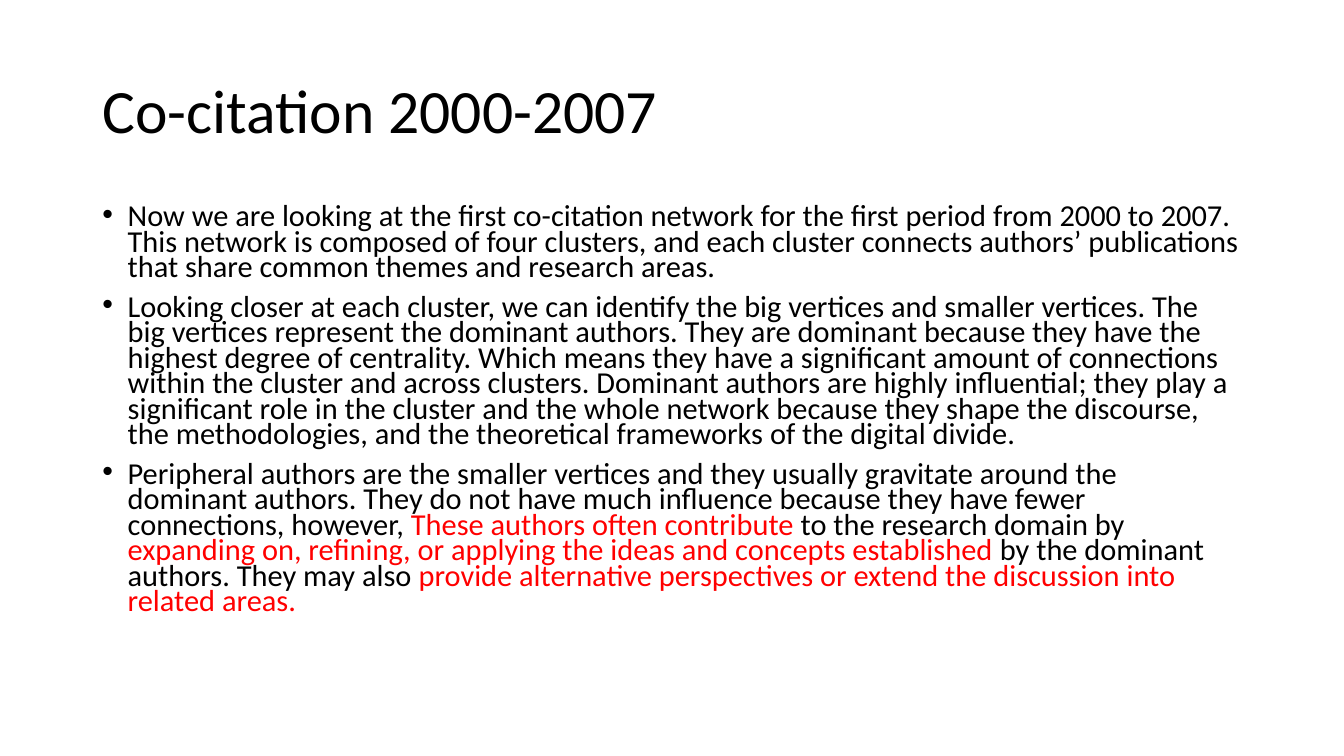
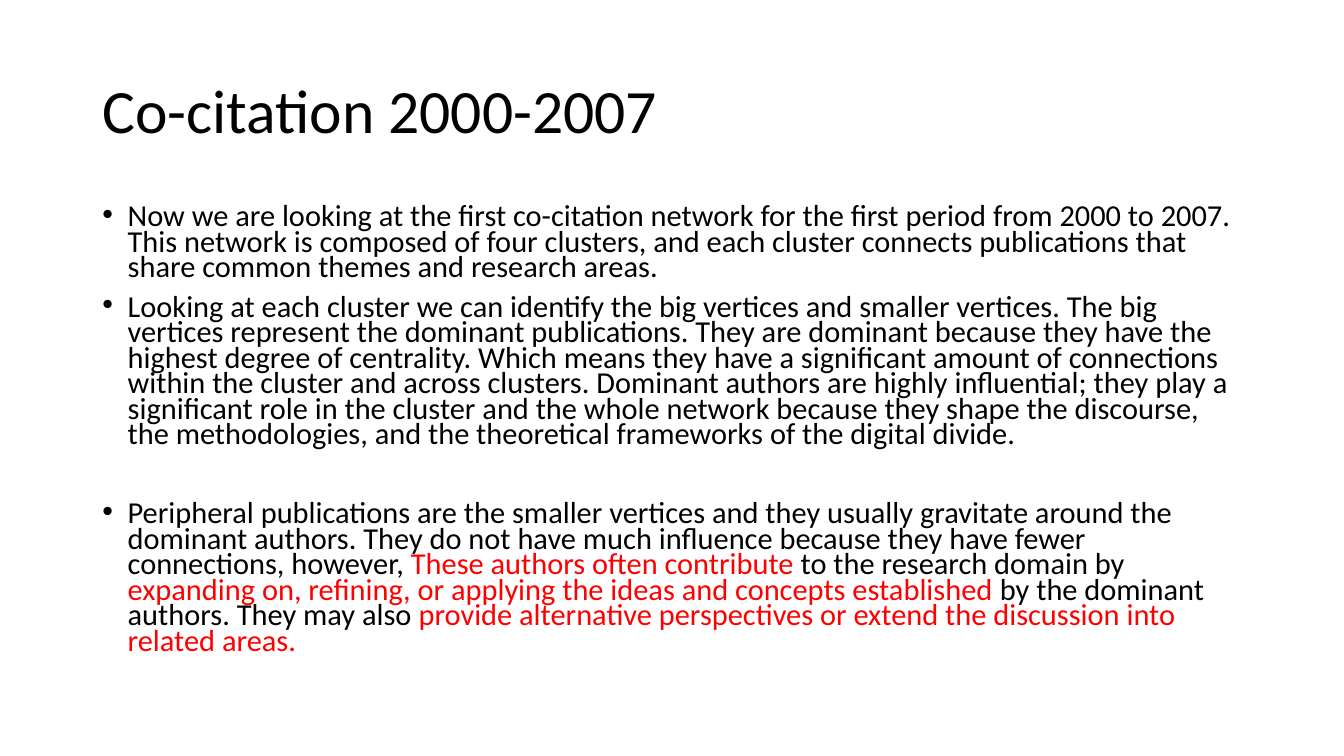
Before and after one commit to luchocastillo84/dd_bibliometric_europe, a slide deck: slide 28 of Output/Reports/Paralel_presentation_DD.pptx. Drawn at 1344x756 pixels with LibreOffice and Linux fonts; fonts in the diff are those of the drawing. Boxes give left, top, right and bottom in pixels: in the first picture for what was removed or moved away, otherwise in the second. Text is boxed around its words. In the diff, an @@ line names an element or a change of style, - is before the commit and + after.

```diff
--- a/Output/Reports/Paralel_presentation_DD.pptx
+++ b/Output/Reports/Paralel_presentation_DD.pptx
@@ text at (x1=128, y1=205, x2=1230, y2=652): text changed @@
-• Now we are looking at the first co-citation network for the first period from 2000 to 2007. This network is composed of four clusters, and each cluster connects authors’ publications that share common themes and research areas.
-• Looking closer at each cluster, we can identify the big vertices and smaller vertices. The big vertices represent the dominant authors. They are dominant because they have the highest degree of centrality. Which means they have a significant amount of connections within the cluster and across clusters. Dominant authors are highly influential; they play a significant role in the cluster and the whole network because they shape the discourse, the methodologies, and the theoretical frameworks of the digital divide.
-• Peripheral authors are the smaller vertices and they usually gravitate around the dominant authors. They do not have much influence because they have fewer connections, however, These authors often contribute to the research domain by expanding on, refining, or applying the ideas and concepts established by the dominant authors. They may also provide alternative perspectives or extend the discussion into related areas.
+• Now we are looking at the first co-citation network for the first period from 2000 to 2007. This network is composed of four clusters, and each cluster connects publications that share common themes and research areas.
+• Looking at each cluster we can identify the big vertices and smaller vertices. The big vertices represent the dominant publications. They are dominant because they have the highest degree of centrality. Which means they have a significant amount of connections within the cluster and across clusters. Dominant authors are highly influential; they play a significant role in the cluster and the whole network because they shape the discourse, the methodologies, and the theoretical frameworks of the digital divide.
+• Peripheral publications are the smaller vertices and they usually gravitate around the dominant authors. They do not have much influence because they have fewer connections, however, These authors often contribute to the research domain by expanding on, refining, or applying the ideas and concepts established by the dominant authors. They may also provide alternative perspectives or extend the discussion into related areas.
```
Also in this commit, not shown: 7 other files.
